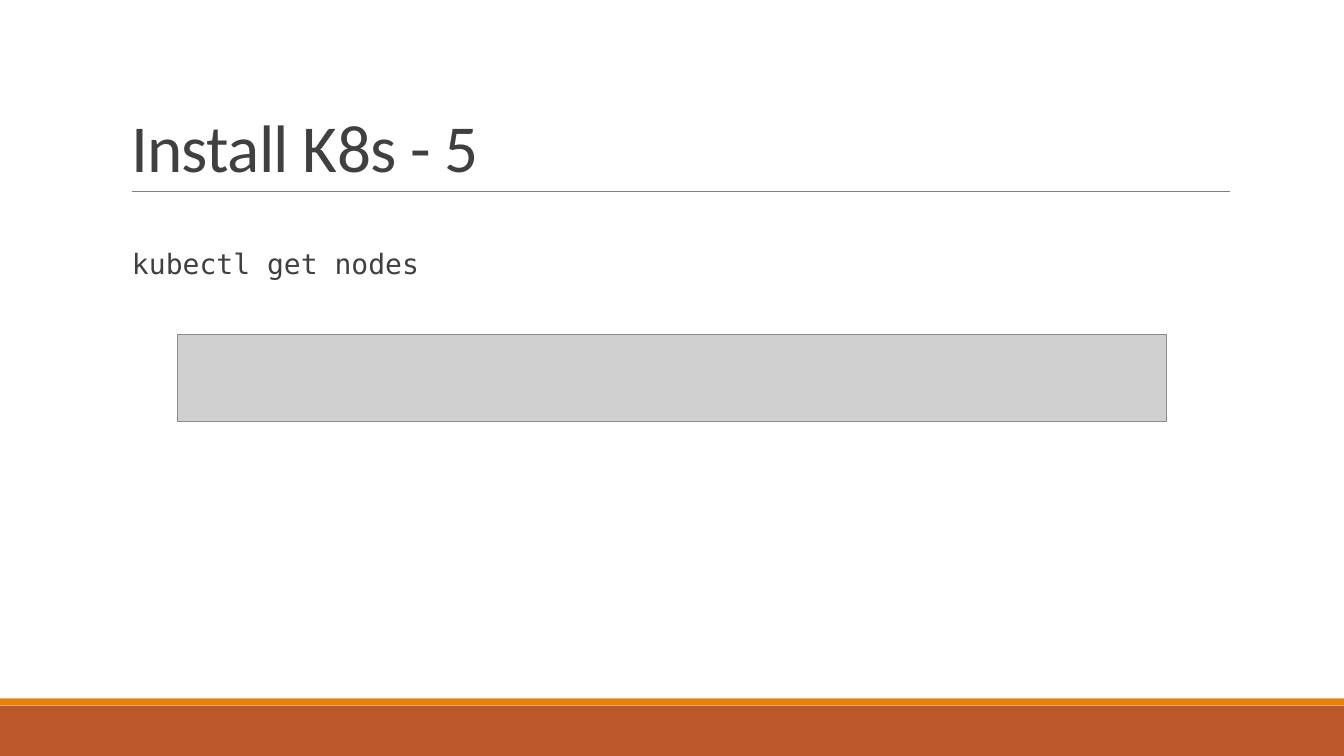
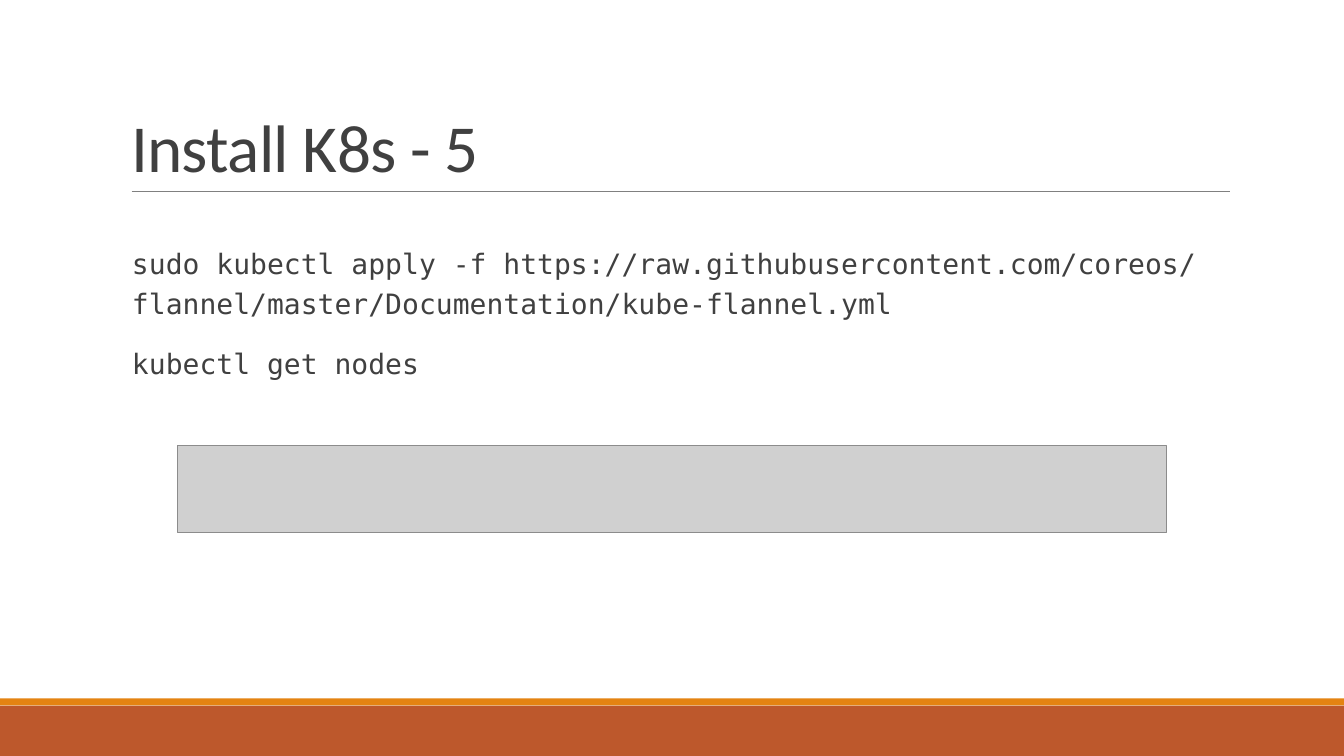
Before and after one commit to Beomsu-Seo/graduation-thesis, a slide deck: slide 12 of docs/Building Kubernetes From Source.pptx. Drawn at 1344x756 pixels with LibreOffice and Linux fonts; fonts in the diff are those of the drawing; grey boxes stand for pictures. Boxes give left, top, right and bottom in pixels: in the first picture for what was removed or moved away, otherwise in the second. Text is boxed around its words. In the diff, an @@ line names an element or a change of style, - is before the commit and + after.

Commit message:
[Add] Flannel Network

```diff
--- a/docs/Building Kubernetes From Source.pptx
+++ b/docs/Building Kubernetes From Source.pptx
@@ text at (132,252,1195,320): paragraph added @@
+sudo kubectl apply -f https://raw.githubusercontent.com/coreos/flannel/master/Documentation/kube-flannel.yml
@@ picture: place and size @@
-picture at (177,335,1167,421)
+picture at (177,446,1167,532)
```
Also in this commit, not shown: 1 other slide changed, 1 other file.
